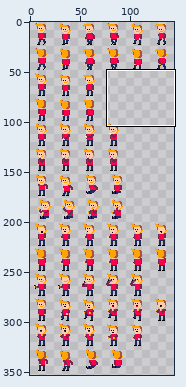
Sprite sheet, stored at assets/human_red.png. Above: a wide view before the commit, with the close-up outlined.
Close-up. Before the edit:
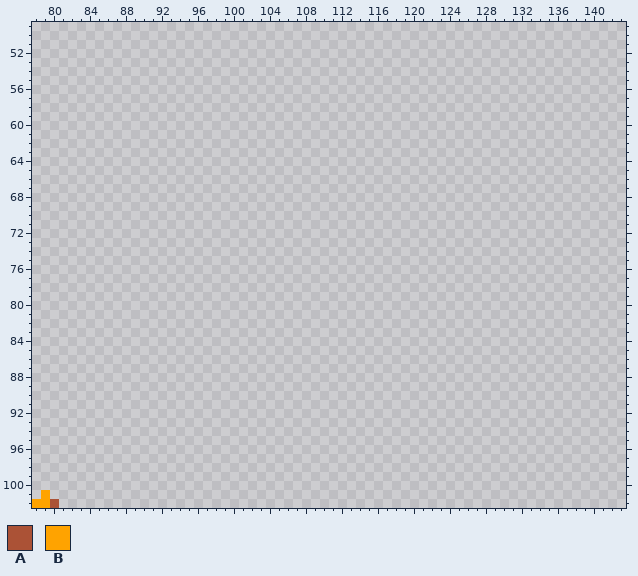
The file is 144x500 pixels. Colours within 5 levels of each other are drawn and written as one. Shown: x 78..143, y 49..102. The wide view leaves out empty margins.
Palette (. is transparent): A #ab5236  B #ffa300
Pixels before (only the part around the change), first column x 78:
 49 ..................................................................
 50 ..................................................................
 51 ..................................................................
 52 ..................................................................
 53 ..................................................................
 54 ..................................................................
 55 ..................................................................
 56 ..................................................................
 57 ..................................................................
 58 ..................................................................
 59 ..................................................................
 60 ..................................................................
 61 ..................................................................
 62 ..................................................................
 63 ..................................................................
 64 ..................................................................
 65 ..................................................................
 66 ..................................................................
 67 ..................................................................
 68 ..................................................................
 69 ..................................................................
 70 ..................................................................
 71 ..................................................................
 72 ..................................................................
 73 ..................................................................
 74 ..................................................................
 75 ..................................................................
 76 ..................................................................
 77 ..................................................................
 78 ..................................................................
 79 ..................................................................
 80 ..................................................................
 81 ..................................................................
 82 ..................................................................
 83 ..................................................................
 84 ..................................................................
 85 ..................................................................
 86 ..................................................................
 87 ..................................................................
 88 ..................................................................
 89 ..................................................................
 90 ..................................................................
 91 ..................................................................
 92 ..................................................................
 93 ..................................................................
 94 ..................................................................
 95 ..................................................................
 96 ..................................................................
 97 ..................................................................
 98 ..................................................................
 99 ..................................................................
The same view after the edit:
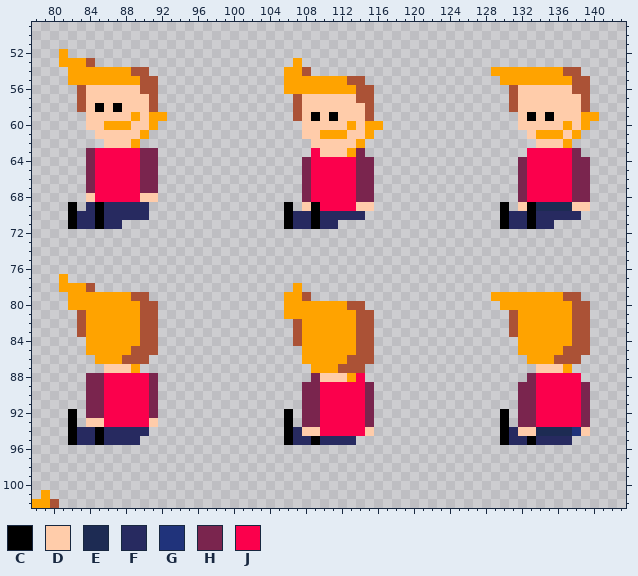
Colours new in this view: C #000000  D #ffccaa  E #1d2b53  F #272a60  G #20337b  H #7a254e  J #fb004c
Diff:
y 52: x 81 . -> B
y 53: x 81..84 .... -> BBBA; x 107 . -> B
y 54: x 82..90 ......... -> BBBBBBBAA; x 106..108 ... -> BBA; x 129..138 .......... -> BBBBBBBBAA
y 55: x 82..91 .......... -> BBBBBBBBAA; x 106..114 ......... -> BBBBBBBAA; x 130..139 .......... -> BBBBBBBBAA
y 56: x 83..91 ......... -> ADDDDDDAA; x 106..115 .......... -> BBBBBBBBAA; x 131..139 ......... -> ADDDDDDAA
y 57: x 83..91 ......... -> ADDDDDDDA; x 107..115 ......... -> ADDDDDDAA; x 131..139 ......... -> ADDDDDDDA
y 58: x 83..91 ......... -> ADCDCDDDA; x 107..115 ......... -> ADDDDDDDA; x 131..139 ......... -> ADDDDDDDA
y 59: x 84..92 ......... -> DDDDDBDBB; x 107..115 ......... -> ADCDCDDDA; x 132..140 ......... -> DCDCDDDBB
y 60: x 84..91 ........ -> DDBBBDDB; x 108..116 ......... -> DDDDDBDBB; x 132..139 ........ -> DDDDDBDB
y 61: x 85..90 ...... -> DDDDDB; x 108..115 ........ -> DDBBBDDB; x 133..138 ...... -> DBBBDB
y 62: x 86..89 .... -> DDDB; x 109..114 ...... -> DDDDDB; x 134..137 .... -> DDDB
y 63: x 84..91 ........ -> HJJJJJHH; x 109..114 ...... -> JDDDBH; x 133..138 ...... -> JJJJJH
y 64..67: x 84..91 ........ -> HJJJJJHH; x 108..115 ........ -> HJJJJJHH; x 132..139 ........ -> HJJJJJHH
y 68: x 84..91 ........ -> DJJJJJDD; x 108..115 ........ -> HJJJJJHH; x 132..139 ........ -> HJJJJJHH
y 69: x 82 . -> C; x 84..90 ....... -> FCFFFFF; x 106 . -> C; x 108..115 ........ -> DCJJJJDD; x 130 . -> C; x 132..139 ........ -> DCEEEEDD
y 70: x 82..90 ......... -> CFFCFFFFF; x 106..114 ......... -> CFFCFFFFF; x 130..138 ......... -> CFFCFFFFF
y 71: x 82..87 ...... -> CFFCFF; x 106..111 ...... -> CFFCFF; x 130..135 ...... -> CFFCFF
y 77: x 81 . -> B
y 78: x 81..84 .... -> BBBA; x 107 . -> B
y 79: x 82..90 ......... -> BBBBBBBAA; x 106..108 ... -> BBA; x 129..138 .......... -> BBBBBBBBAA
y 80: x 82..91 .......... -> BBBBBBBBAA; x 106..114 ......... -> BBBBBBBAA; x 130..139 .......... -> BBBBBBBBAA
y 81: x 83..91 ......... -> ABBBBBBAA; x 106..115 .......... -> BBBBBBBBAA; x 131..139 ......... -> ABBBBBBAA
y 82..83: x 83..91 ......... -> ABBBBBBAA; x 107..115 ......... -> ABBBBBBAA; x 131..139 ......... -> ABBBBBBAA
y 84: x 84..91 ........ -> BBBBBBAA; x 107..115 ......... -> ABBBBBBAA; x 132..139 ........ -> BBBBBBAA
y 85: x 84..91 ........ -> BBBBBAAA; x 108..115 ........ -> BBBBBBAA; x 132..139 ........ -> BBBBBAAA
y 86: x 85..90 ...... -> BBBAAA; x 108..115 ........ -> BBBBBAAA; x 133..138 ...... -> BBBAAA
y 87: x 86..89 .... -> DDDB; x 109..114 ...... -> BBBAAA; x 134..137 .... -> DDDB
y 88: x 84..91 ........ -> HHJJJJJH; x 109..114 ...... -> HDDDBJ; x 133..138 ...... -> HJJJJJ
y 89..91: x 84..91 ........ -> HHJJJJJH; x 108..115 ........ -> HHJJJJJH; x 132..139 ........ -> HHJJJJJH
y 92: x 82 . -> C; x 84..91 ........ -> HHJJJJJH; x 106 . -> C; x 108..115 ........ -> HHJJJJJH; x 130 . -> C; x 132..139 ........ -> HHJJJJJH
y 93: x 82 . -> C; x 84..91 ........ -> DDJJJJJD; x 106 . -> C; x 108..115 ........ -> HHJJJJJH; x 130 . -> C; x 132..139 ........ -> HHJJJJJH
y 94: x 82..90 ......... -> CFFCFFFFF; x 106..115 .......... -> CFDDJJJJJD; x 130..139 .......... -> CFDDEEEEGD
y 95: x 82..89 ........ -> CFFCFFFF; x 106..113 ........ -> CFFCFFFF; x 130..137 ........ -> CFFCFFFF
Boxes around the changes in both close-ups, in picture pixels (x1, y1, x2, y2):
added: (59, 49, 167, 229)
added: (284, 58, 383, 229)
added: (491, 67, 599, 229)
added: (59, 274, 158, 445)
added: (284, 283, 374, 445)
added: (491, 292, 590, 445)
